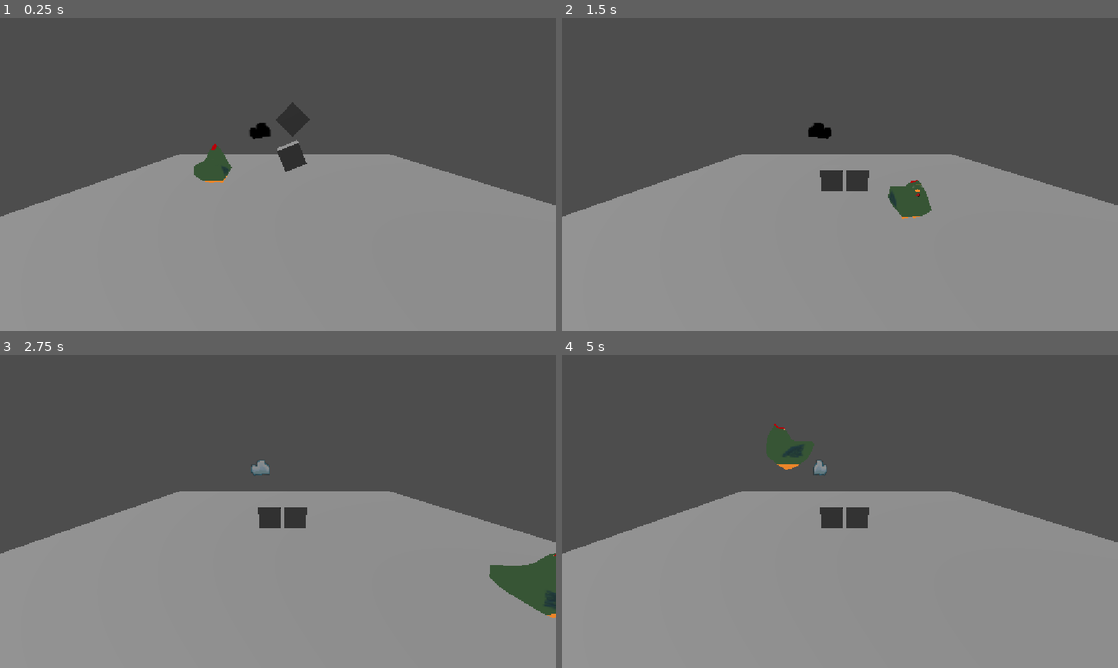
Above: before the commit, frames 1-4 (two rows, left to right).
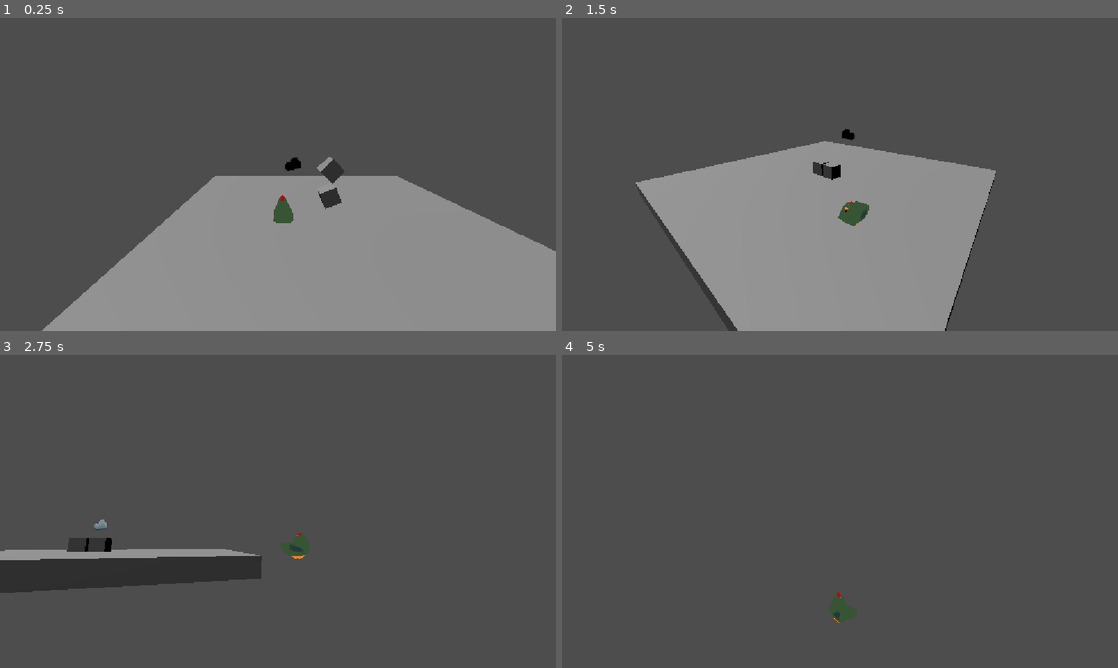
Above: after the commit, the same moments.

Repository: AyanChowdhury07/Between-Seasons
Game: Godot game, scene res://world.tscn
Same seed, same stepped clock (60 frames per second), same inputs: the game is played once before the commit and once after it.
Inputs (mouse positions are in pixels of both pictures, inside the frame that each line leads up to):
- Up to frame 1 (0.25 s): no input
- Up to frame 2 (1.5 s): tap Enter (ui_accept) at 0.5, 0.77 s; move the mouse to (962, 158) at 0.52 s; hold Right (ui_right) 0.53-1.28 s; move the mouse to (728, 190) at 1.27 s; hold Down (ui_down) from 1.28 s (still down)
- Up to frame 3 (2.75 s): tap Enter (ui_accept) at 1.52 s; move the mouse to (333, 442) at 2.02 s; release Down (ui_down) at 2.03 s; hold Right (ui_right) from 2.03 s (still down)
- Up to frame 4 (5 s): move the mouse to (812, 574) at 2.77 s; release Right (ui_right) at 2.78 s; hold Up (ui_up) 2.78-3.53 s; tap Enter (ui_accept) at 3.02, 3.77, 4.52 s; move the mouse to (1006, 558) at 3.52 s; hold Left (ui_left) from 3.53 s (still down); move the mouse to (673, 464) at 4.27 s

The runs differ from the first frame. In frame 1, 17% of the frame differs, in the area x 0-100%, y 26-100%; in frame 2, 25%; in frame 3, 48%; in frame 4, 51%, in the area x 0-100%, y 22-100%.

Commit message:
Added mouse following controls, no zoom

Diff:
--- a/project.godot
+++ b/project.godot
@@ -20,6 +20,17 @@
 window/stretch/mode="canvas_items"
 window/stretch/aspect="expand"
 
+[input]
+
+cam_left={
+"deadzone": 0.2,
+"events": []
+}
+cam_right={
+"deadzone": 0.2,
+"events": []
+}
+
 [physics]
 
 3d/physics_engine="Jolt Physics"
--- a/vane_body_3d.gd
+++ b/vane_body_3d.gd
@@ -1,16 +1,22 @@
 extends CharacterBody3D
 
-
-const SPEED = 5.0
-const JUMP_VELOCITY = 12
-const ROTATION_SPEED = 12
+const SPEED = 10
+const JUMP_VELOCITY = 8
+const ROTATION_SPEED = 24
 
 var gravity = ProjectSettings.get_setting("physics/3d/default_gravity")
 
 @onready var visual_model : Node3D = $Vane
 @onready var anim_player : AnimationPlayer = $Vane/AnimationPlayer
 
+@export var Mouse_Sensitivity : float = 0.003
+
+
+@onready var CameraPivot : Node3D = $CameraController/CameraTarget/CameraPivot
+@onready var CameraController: Node3D = $CameraController
+
 func _physics_process(delta: float) -> void:
+
 	# Add the gravity.
 	if not is_on_floor():
 		velocity.y -= gravity * delta
@@ -29,7 +35,6 @@
 
 		var model_offset := PI/2.0
 
-
 		#Rotation logic
 		if visual_model:
 			var target_angle := atan2(direction.x,direction.z) - model_offset
@@ -39,3 +44,25 @@
 		velocity.z = move_toward(velocity.z, 0, SPEED)
 
 	move_and_slide()
+func _input(event):
+
+
+	if event is InputEventMouseMotion:
+		#Rotate horizontally using Mouse X
+		$CameraController.rotate_y(-event.relative.x * Mouse_Sensitivity)
+
+		#Rotate the Pivot vertically  using Mouse Y
+		if CameraPivot:
+			CameraPivot.rotation.x -= event.relative.y * Mouse_Sensitivity
+
+			# 3. Clamp the vertical rotation so the camera can't flip upside down
+			# Limit between -70 degrees and +60 degrees
+			CameraPivot.rotation.x = clamp(
+				CameraPivot.rotation.x,
+				deg_to_rad(-70),
+				deg_to_rad(60)
+			)
+func _process(delta: float) -> void:
+	# Smoothly match the camera controller's position to the player's position every frame
+	if CameraController:
+		CameraController.global_position = CameraController.global_position.lerp(global_position, 15.0 * delta)
--- a/vane_body_3d.tscn
+++ b/vane_body_3d.tscn
@@ -23,5 +23,8 @@
 [node name="CameraTarget" type="Node3D" parent="CameraController" unique_id=2131965408]
 transform = Transform3D(1, 0, 0, 0, 0.9659258, 0.25881904, 0, -0.25881904, 0.9659258, -0.7028885, 2.662005, 13)
 
-[node name="Camera3D" type="Camera3D" parent="CameraController/CameraTarget" unique_id=1387547180]
-transform = Transform3D(1, 0, 0, 0, 1.0000001, 0, 0, 0, 1.0000001, 0.0938406, 1.9258657, -3.3237267)
+[node name="CameraPivot" type="Node3D" parent="CameraController/CameraTarget" unique_id=233375699]
+transform = Transform3D(1, 0, 0, 0, 1.0000002, 0, 0, 0, 1.0000002, 0, 0.4668704, -13.333496)
+
+[node name="Camera3D" type="Camera3D" parent="CameraController/CameraTarget/CameraPivot" unique_id=1387547180]
+transform = Transform3D(1, 0, 0, 0, 0.9999997, 0, 0, 0, 0.9999997, 0.0938406, 1.4589949, 10.009767)
